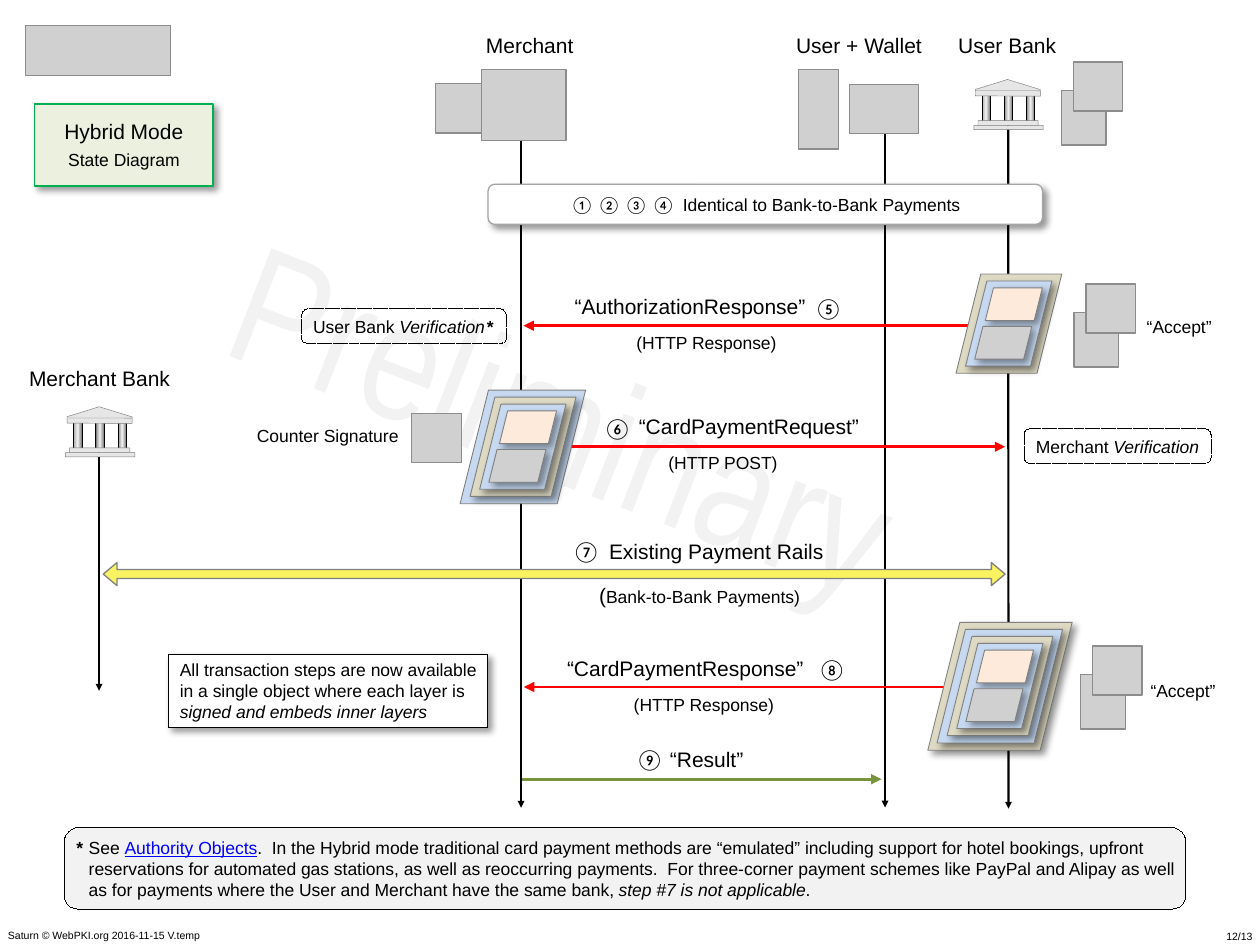
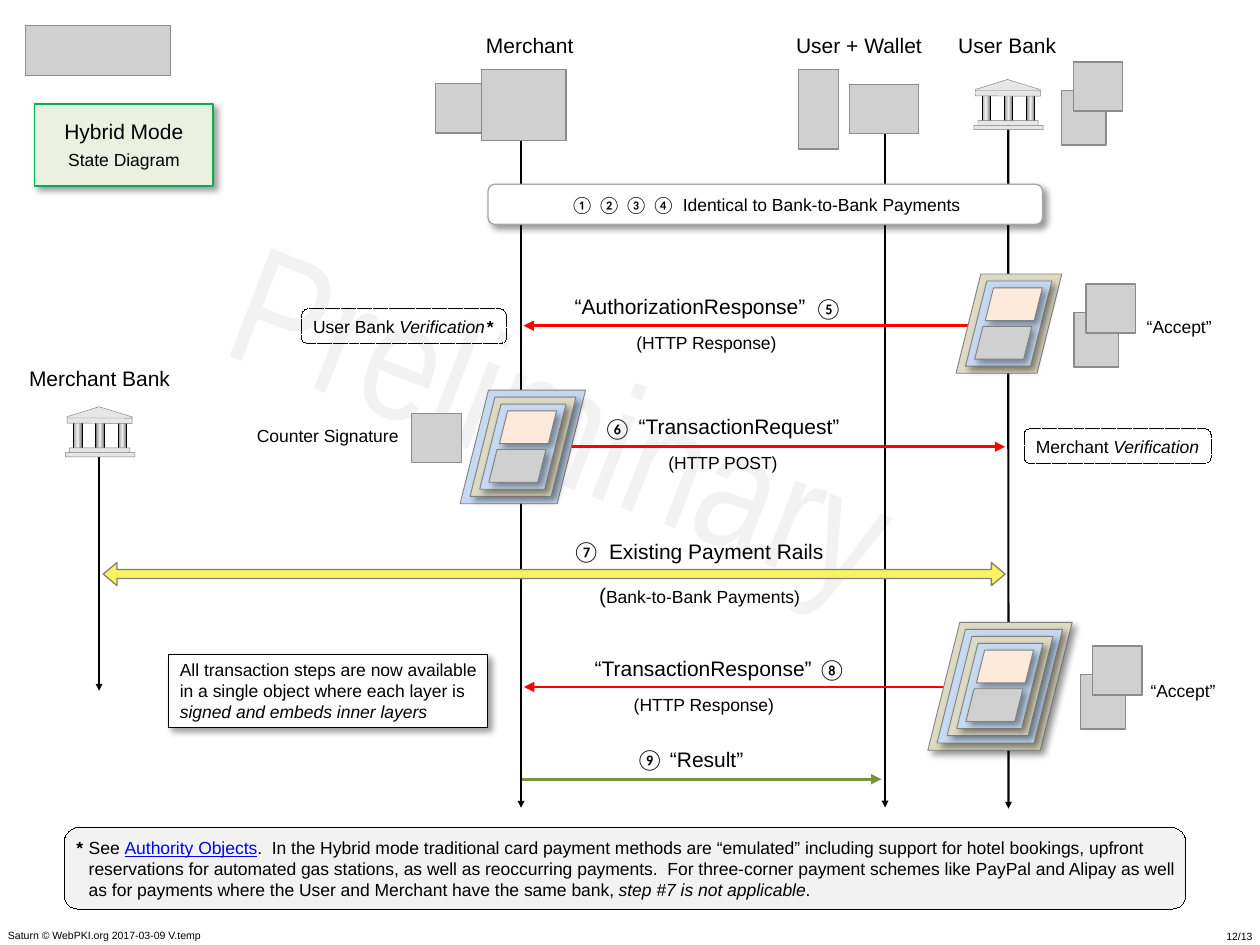
Before and after one commit to cyberphone/doc, a slide deck: slide 12 of saturn/saturn-v3-presentation.pptx. Drawn at 1260x945 pixels with LibreOffice and Linux fonts; fonts in the diff are those of the drawing; grey boxes stand for pictures. Boxes give left, top, right and bottom in pixels: in the first picture for what was removed or moved away, otherwise in the second. Text is boxed around its words. In the diff, an @@ line names an element or a change of style, - is before the commit and + after.

Commit message:
Removing Saturn "native" mode required name refactoring

```diff
--- a/saturn/saturn-v3-presentation.pptx
+++ b/saturn/saturn-v3-presentation.pptx
@@ text at (639, 418, 840, 439): text changed @@
-“CardPaymentRequest”
+“TransactionRequest”
@@ text at (595, 660, 812, 680): text changed @@
-“CardPaymentResponse”
+“TransactionResponse”
@@ text at (8, 931, 200, 941): text changed @@
-Saturn © WebPKI.org 2016-11-15 V.temp
+Saturn © WebPKI.org 2017-03-09 V.temp
```
Also in this commit, not shown: 12 other slides changed, 3 other files.
